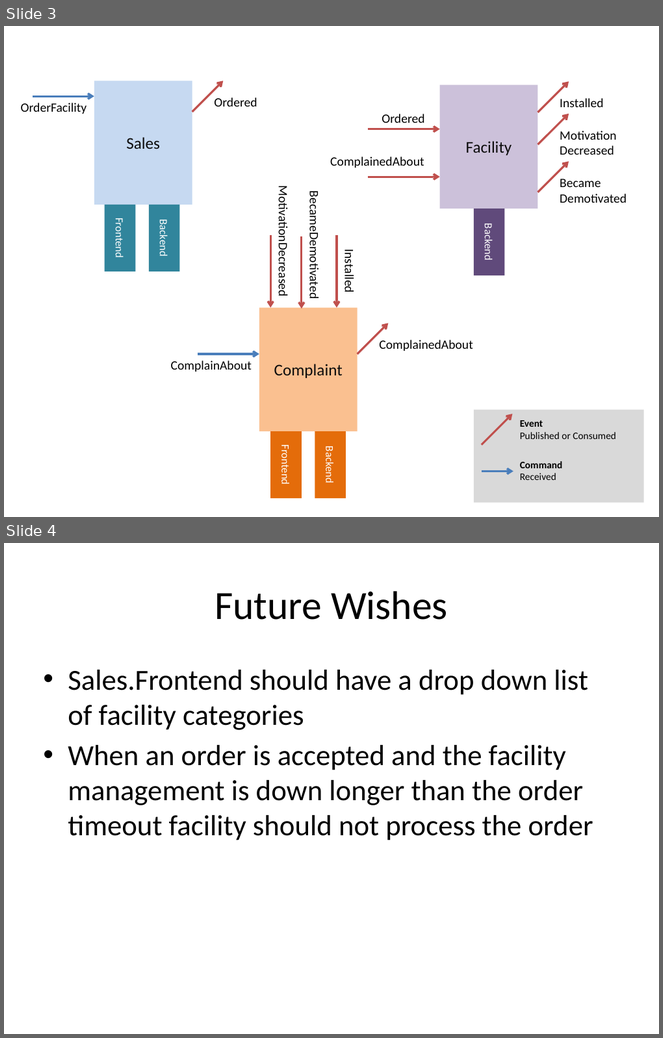
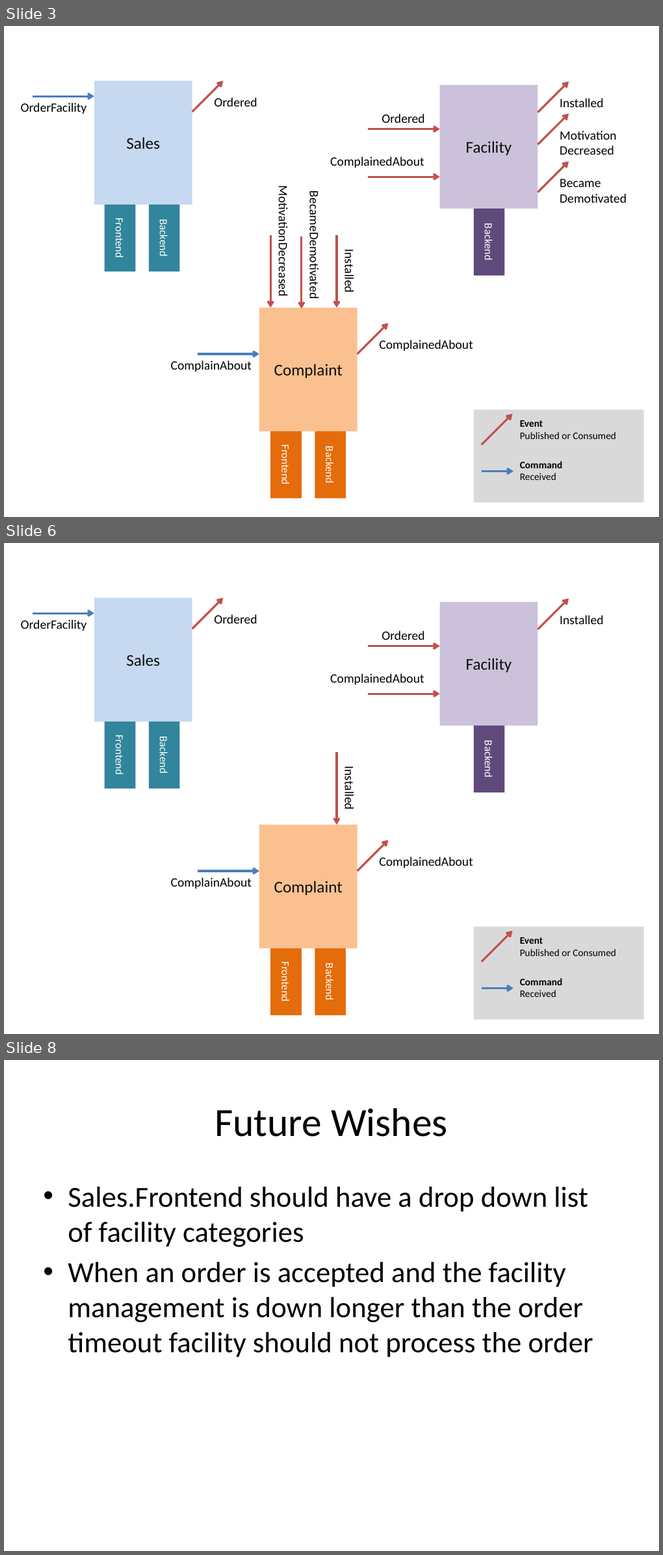
Before and after one commit to danielmarbach/nservicebus.introduction, a slide deck: SiriusCyberneticsCorp.ComplaintsDevision.pptx. Shown one above the other, each under a label of ours: slides 3 and 4 before the commit, slides 3, 6 and 8 after it; the slides between them are not shown. The pictures are 663x1038 and 663x1555 pixels, drawn with LibreOffice and Linux fonts; fonts in the diff are those of the drawing. Boxes give left, top, right and bottom in pixels: in the first picture for what was removed or moved away, otherwise in the second. Text is boxed around its words. In the diff, an @@ line names an element or a change of style, - is before the commit and + after.

Commit message:
Improved slides

```diff
--- a/SiriusCyberneticsCorp.ComplaintsDevision.pptx
+++ b/SiriusCyberneticsCorp.ComplaintsDevision.pptx
@@ slide 6 added at (x1=4, y1=543, x2=659, y2=1034), background #FFFFFF @@
@@ rectangle added at (x1=94, y1=598, x2=192, y2=722), fill #C6D9F1, 18 pt, text #0D0D0D @@
+Sales
@@ arrow added from (192, 629) to (224, 598), #C0504D 2.25 pt @@
@@ arrow added from (538, 629) to (569, 599), #C0504D 2.25 pt @@
@@ text added at (x1=21, y1=620, x2=87, y2=631), 14 pt, text #000000 @@
+OrderFacility
@@ arrow added from (32, 613) to (94, 613), #4B7EBC 2.25 pt @@
@@ text added at (x1=214, y1=615, x2=257, y2=624), 14 pt, text #000000 @@
+Ordered
@@ rectangle added at (x1=440, y1=602, x2=538, y2=726), fill #CCC1DA, 18 pt, text #0D0D0D @@
+Facility
@@ text added at (x1=560, y1=615, x2=604, y2=624), 14 pt, text #000000 @@
+Installed
@@ text added at (x1=382, y1=631, x2=425, y2=640), 14 pt, text #000000 @@
+Ordered
@@ arrow added from (367, 646) to (440, 646), #C0504D 2.25 pt @@
@@ text added at (x1=330, y1=674, x2=424, y2=685), 14 pt, text #000000 @@
+ComplainedAbout
@@ arrow added from (367, 694) to (440, 694), #C0504D 2.25 pt @@
@@ rectangle added at (x1=105, y1=722, x2=136, y2=789), fill #31859C, 12 pt, text #FFFFFF @@
+Frontend
@@ rectangle added at (x1=149, y1=722, x2=180, y2=789), fill #31859C, 12 pt, text #FFFFFF @@
+Backend
@@ rectangle added at (x1=474, y1=726, x2=504, y2=793), fill #604A7B, 12 pt, text #FFFFFF @@
+Backend
@@ arrow added from (337, 753) to (337, 824), #C0504D 2.25 pt @@
@@ text added at (x1=341, y1=771, x2=357, y2=809), 14 pt, text #000000 @@
+Installed
@@ rectangle added at (x1=259, y1=824, x2=358, y2=949), fill #FAC090, 18 pt, text #0D0D0D @@
+Complaint
@@ arrow added from (357, 871) to (389, 841), #C0504D 2.25 pt @@
@@ arrow added from (197, 871) to (259, 871), #4B7EBC 2.25 pt @@
@@ text added at (x1=379, y1=857, x2=473, y2=868), 14 pt, text #000000 @@
+ComplainedAbout
@@ text added at (x1=171, y1=878, x2=252, y2=889), 14 pt, text #000000 @@
+ComplainAbout
@@ rectangle added at (x1=270, y1=949, x2=302, y2=1016), fill #E46C0A, 12 pt, text #FFFFFF @@
+Frontend
@@ rectangle added at (x1=315, y1=949, x2=346, y2=1016), fill #E46C0A, 12 pt, text #FFFFFF @@
+Backend
@@ group added at (x1=474, y1=927, x2=644, y2=1020): 2 arrows, 2 texts, 1 rectangle @@
+Event
+Published or Consumed
+Command
+Received
@@ what was slide 4 is now slide 8 @@
```
Also in this commit, not shown: 3 other slides added.
